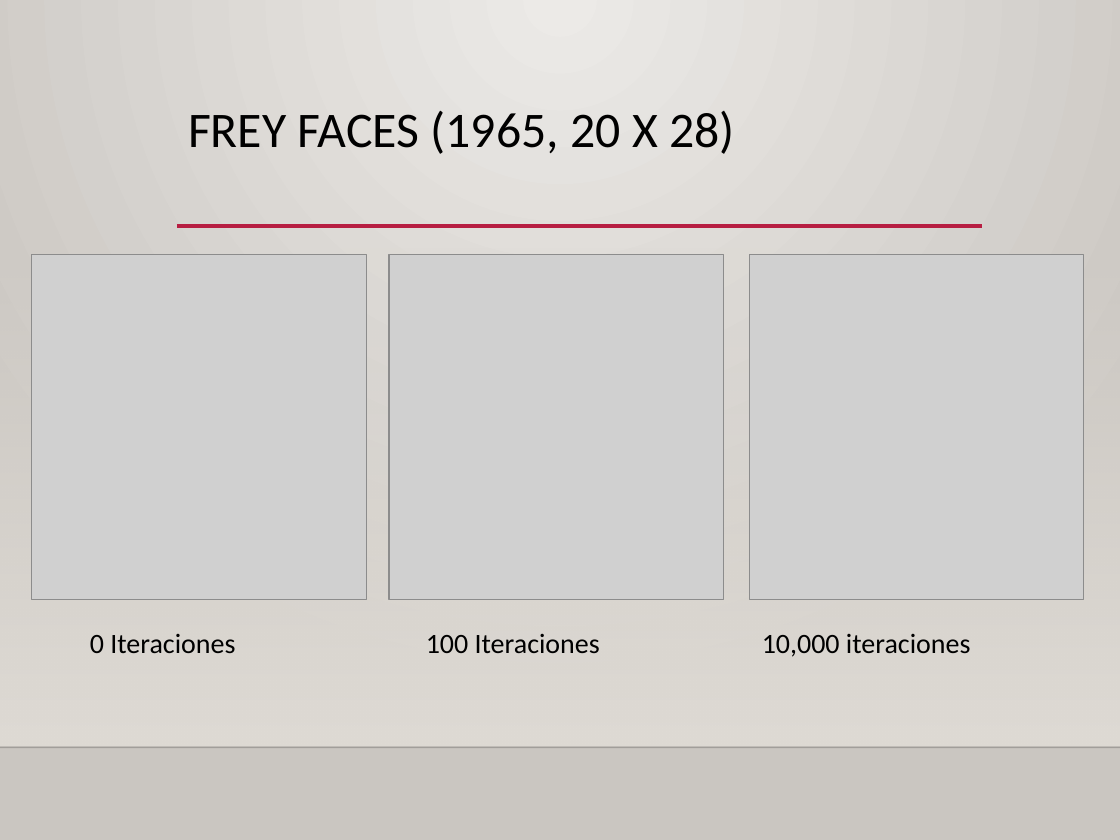
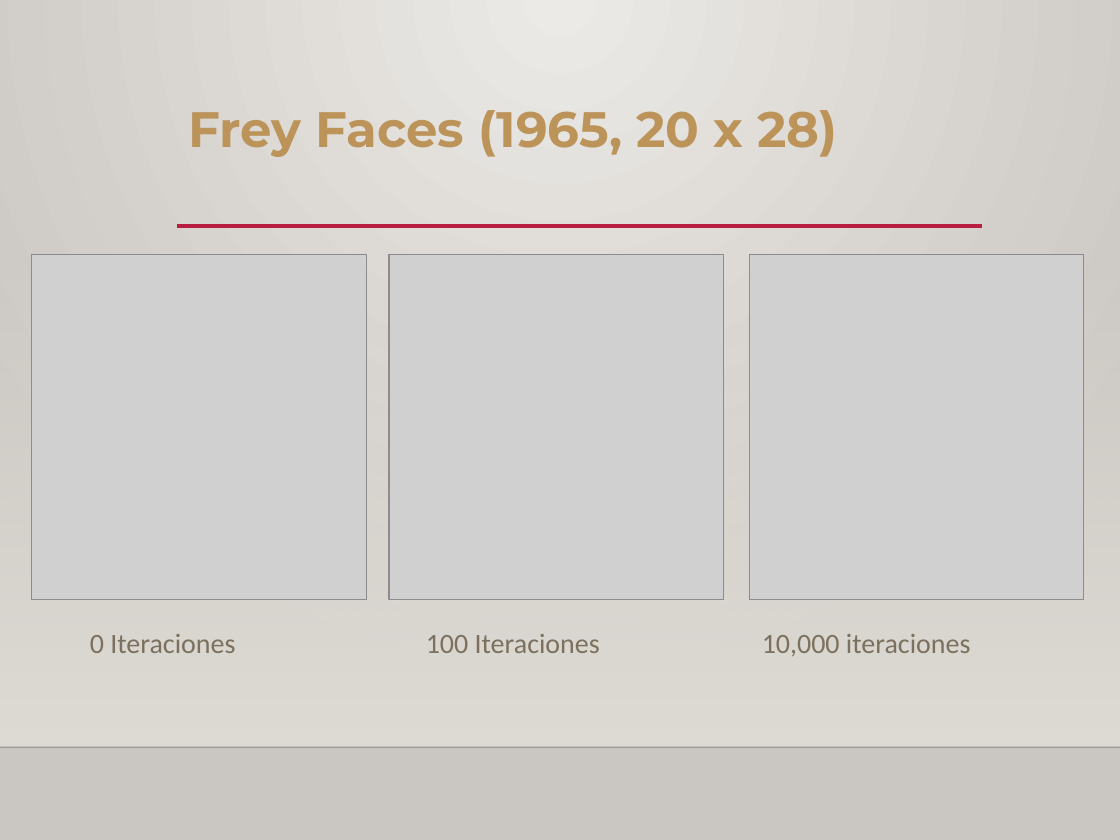
Before and after one commit to NavaSergio/Docencia_varios, a slide deck: slide 6 of SeminarioProyectos1/Presentación SMNM.pptx. Drawn at 1120x840 pixels with LibreOffice and Linux fonts; fonts in the diff are those of the drawing; grey boxes stand for pictures; background and template pictures are left out. Boxes give left, top, right and bottom in pixels: in the first picture for what was removed or moved away, otherwise in the second. Text is boxed around its words. In the diff, an @@ line names an element or a change of style, - is before the commit and + after.

```diff
--- a/SeminarioProyectos1/Presentación SMNM.pptx
+++ b/SeminarioProyectos1/Presentación SMNM.pptx
@@ title at [188, 110, 837, 157]: text changed; font Calibri to Montserrat; text colour #000000 to #BC945A; bold on @@
-FREY FACES (1965, 20 X 28)
+Frey Faces (1965, 20 x 28)
@@ text "0 Iteraciones 100 Iteraciones 10,000 ..." at [90, 634, 971, 656]: text colour #000000 to #7C705E @@
```
Also in this commit, not shown: 5 other slides changed, 17 other files.
